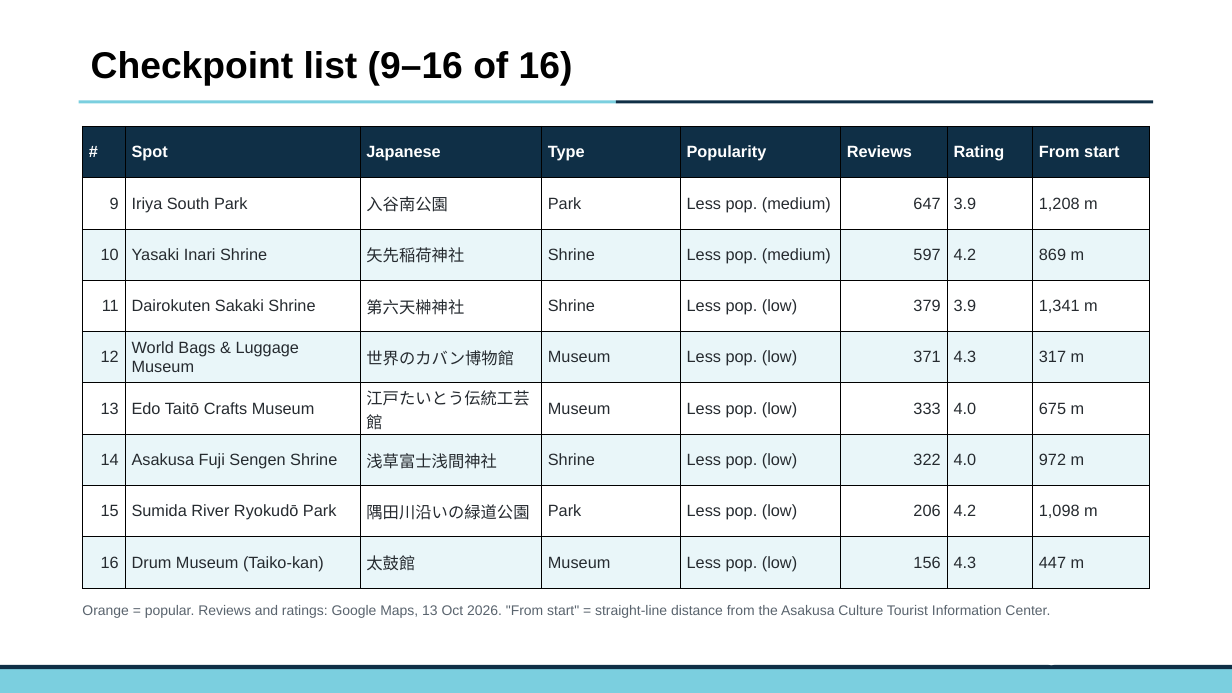
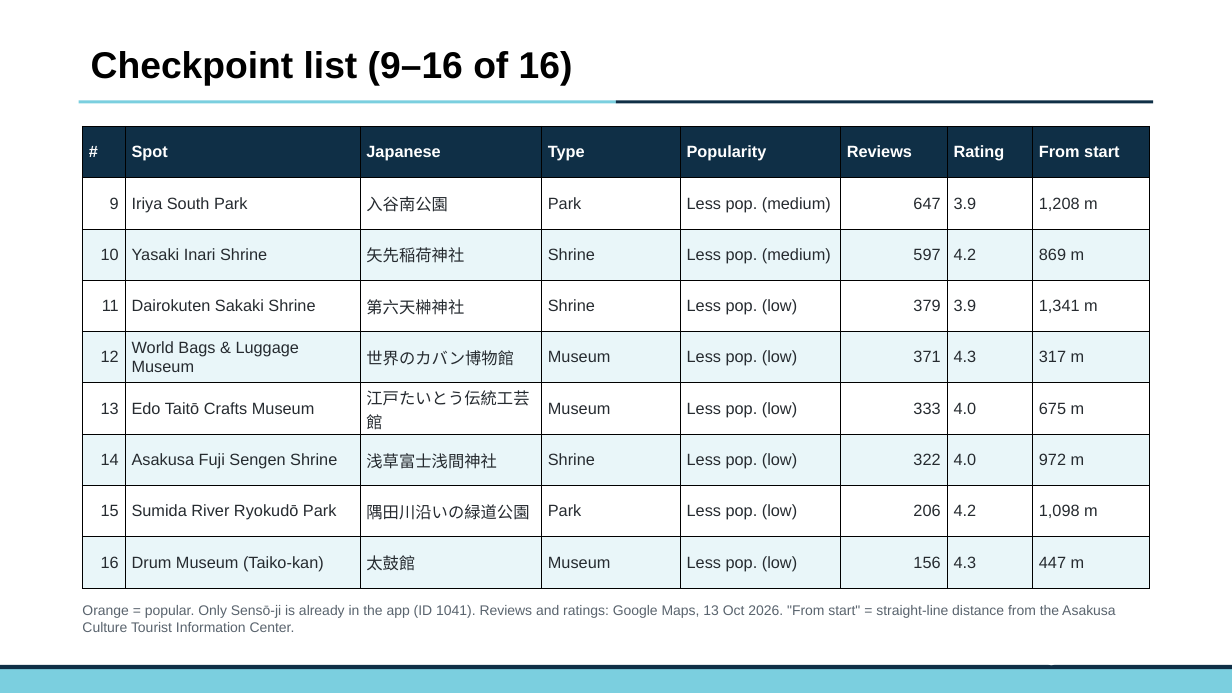
Before and after one commit to JakeChoi03/GitHub, a slide deck: slide 6 of reports/Asakusa_experiment_plan.pptx. Drawn at 1232x693 pixels with LibreOffice and Linux fonts; fonts in the diff are those of the drawing; background and template pictures are left out. Boxes give left, top, right and bottom in pixels: in the first picture for what was removed or moved away, otherwise in the second. Text is boxed around its words. In the diff, an @@ line names an element or a change of style, - is before the commit and + after.

```diff
--- a/reports/Asakusa_experiment_plan.pptx
+++ b/reports/Asakusa_experiment_plan.pptx
@@ text at (82,605,1115,632): text changed @@
-Orange = popular. Reviews and ratings: Google Maps, 13 Oct 2026. "From start" = straight-line distance from the Asakusa Culture Tourist Information Center.
+Orange = popular. Only Sensō-ji is already in the app (ID 1041). Reviews and ratings: Google Maps, 13 Oct 2026. "From start" = straight-line distance from the Asakusa Culture Tourist Information Center.
```
Also in this commit, not shown: 5 other slides changed, 2 slides added, 2 other files.
